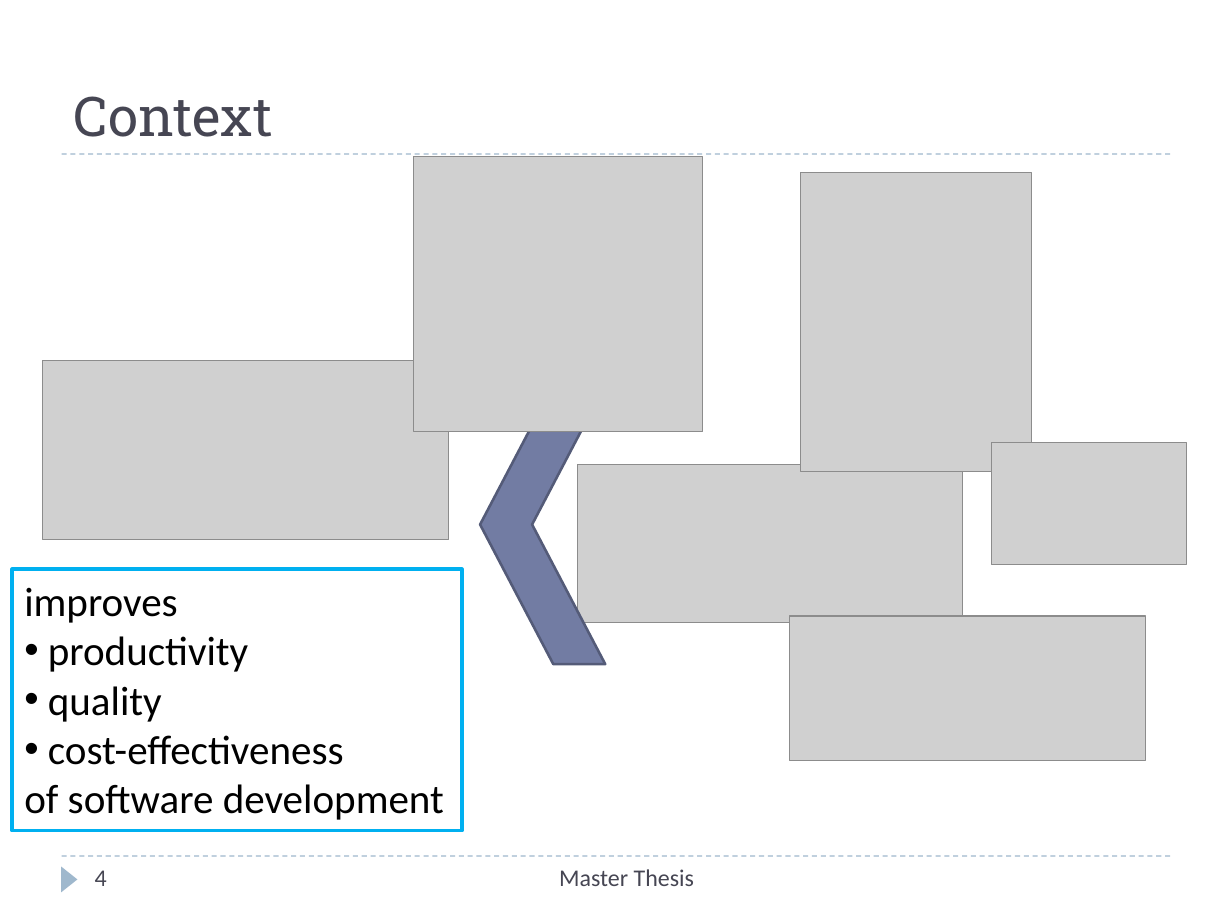
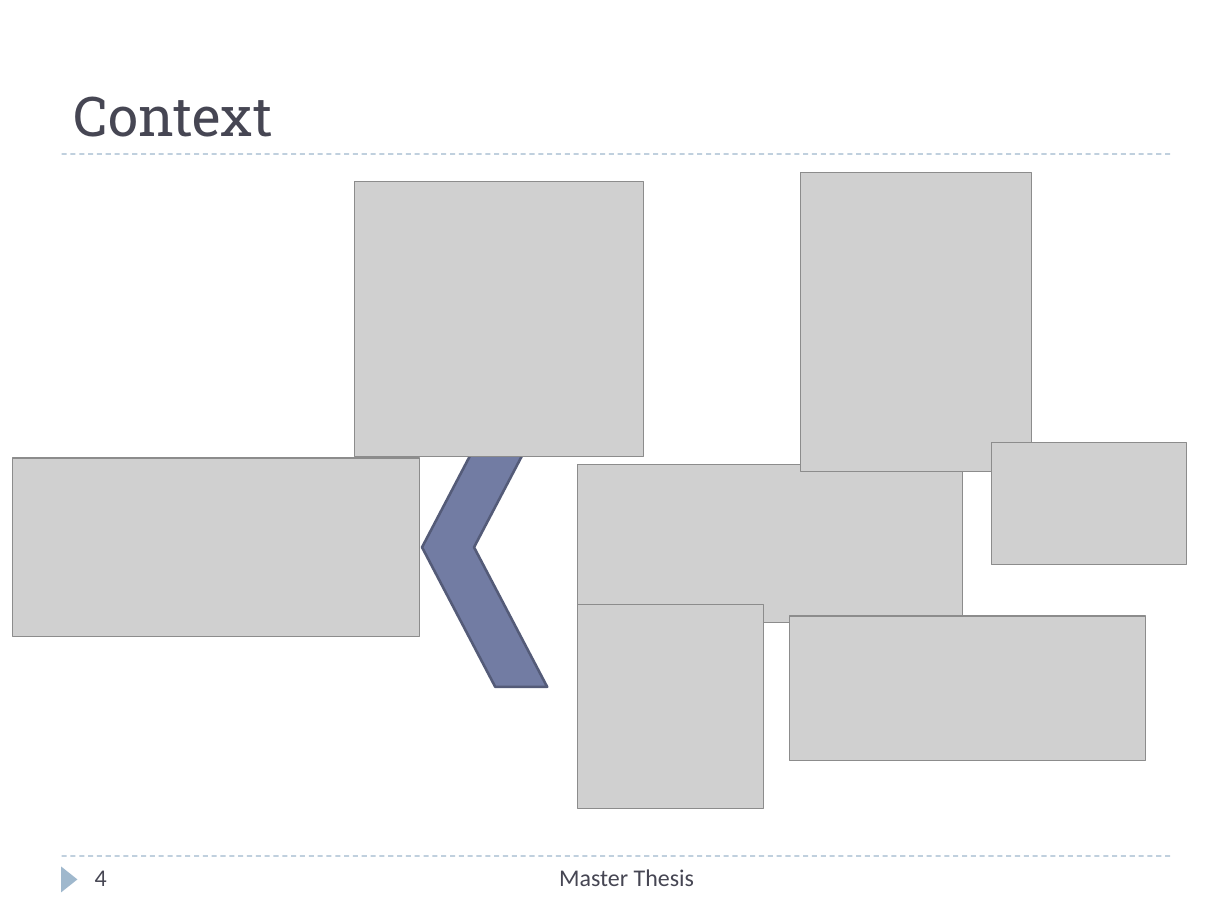
Before and after one commit to Christos-Papoulas/master_thesis, a slide deck: slide 4 of presentation/presentation.pptx. Drawn at 1232x924 pixels with LibreOffice and Linux fonts; fonts in the diff are those of the drawing; grey boxes stand for pictures. Boxes give left, top, right and bottom in pixels: in the first picture for what was removed or moved away, otherwise in the second. Text is boxed around its words. In the diff, an @@ line names an element or a change of style, - is before the commit and + after.

```diff
--- a/presentation/presentation.pptx
+++ b/presentation/presentation.pptx
@@ picture: place and size @@
-picture at (414, 156, 703, 431)
+picture at (355, 181, 644, 456)
@@ chevron: place and size @@
-chevron at (480, 384, 606, 664)
+chevron at (423, 408, 548, 687)
@@ picture: place and size @@
-picture at (42, 361, 448, 540)
+picture at (12, 458, 419, 637)
@@ rectangle removed at (12, 569, 462, 830) @@
-improves
-• productivity
-• quality
-• cost-effectiveness
-of software development
@@ picture added at (578, 604, 764, 808) @@
```
Also in this commit, not shown: 12 other slides changed, 2 slides added, 1 slide removed, 19 other files.
